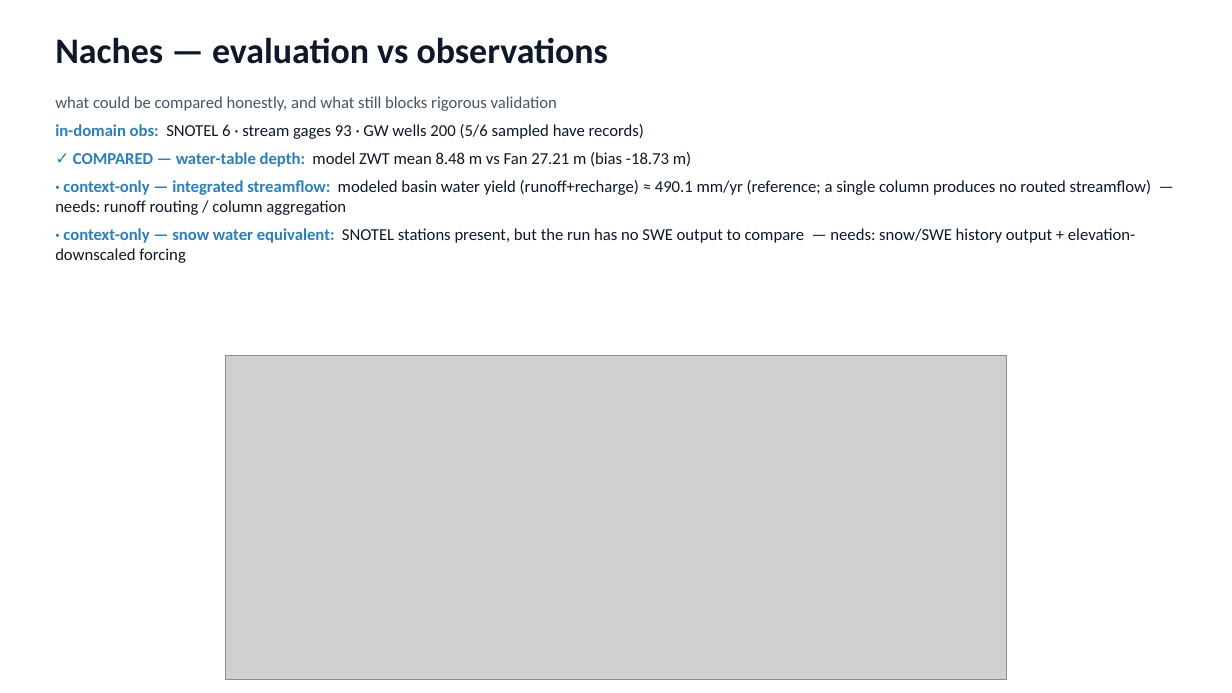
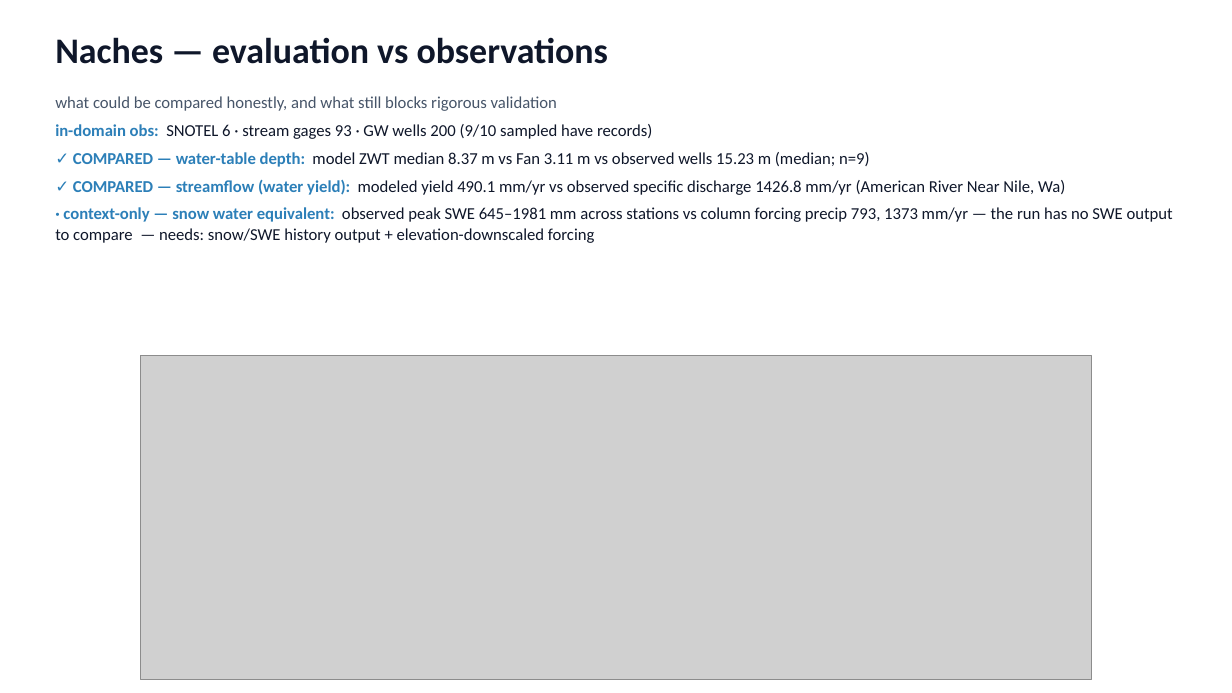
Before and after one commit to hoangtv1899/multi-agent-framework, a slide deck: slide 6 of docs/slides/story_20260702.pptx. Drawn at 1232x693 pixels with LibreOffice and Linux fonts; fonts in the diff are those of the drawing; grey boxes stand for pictures. Boxes give left, top, right and bottom in pixels: in the first picture for what was removed or moved away, otherwise in the second. Text is boxed around its words. In the diff, an @@ line names an element or a change of style, - is before the commit and + after.

```diff
--- a/docs/slides/story_20260702.pptx
+++ b/docs/slides/story_20260702.pptx
@@ text at [55, 124, 1173, 243]: text changed @@
-in-domain obs: SNOTEL 6 · stream gages 93 · GW wells 200 (5/6 sampled have records)
-✓ COMPARED — water-table depth: model ZWT mean 8.48 m vs Fan 27.21 m (bias -18.73 m)
-· context-only — integrated streamflow: modeled basin water yield (runoff+recharge) ≈ 490.1 mm/yr (reference; a single column produces no routed streamflow) — needs: runoff routing / column aggregation
-· context-only — snow water equivalent: SNOTEL stations present, but the run has no SWE output to compare — needs: snow/SWE history output + elevation-downscaled forcing
+in-domain obs: SNOTEL 6 · stream gages 93 · GW wells 200 (9/10 sampled have records)
+✓ COMPARED — water-table depth: model ZWT median 8.37 m vs Fan 3.11 m vs observed wells 15.23 m (median; n=9)
+✓ COMPARED — streamflow (water yield): modeled yield 490.1 mm/yr vs observed specific discharge 1426.8 mm/yr (American River Near Nile, Wa)
+· context-only — snow water equivalent: observed peak SWE 645–1981 mm across stations vs column forcing precip 793, 1373 mm/yr — the run has no SWE output to compare — needs: snow/SWE history output + elevation-downscaled forcing
@@ picture: place and size @@
-picture at [226, 356, 1006, 679]
+picture at [140, 356, 1092, 679]
```
Also in this commit, not shown: 2 other slides changed, 2 other files.
